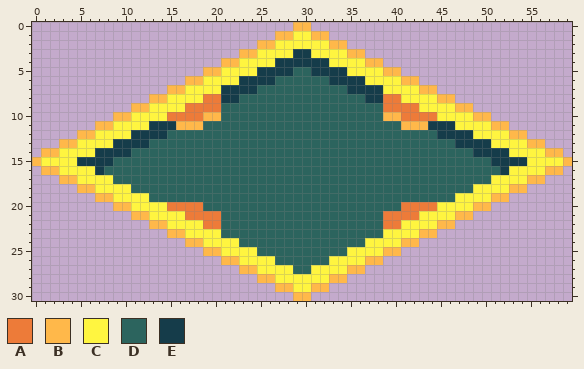
Pixel-art sprite, stored at android/assets/fs2res/pack/tileoff.png. This is how it looked before the edit.
The file is 60x31 pixels.
Palette (. is transparent): A #ed7b39  B #ffb84a  C #fff540  D #2c645e  E #153c4a
New version:
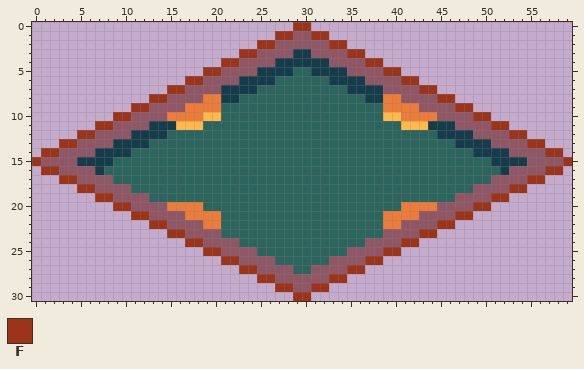
Colours new in this view: F #9c341a
Edits made:
colour C: #fff540 -> #8f5765
y 0: x 29..30 BB -> FF
y 1: x 27..28 BB -> FF; x 31..32 BB -> FF
y 2: x 25..26 BB -> FF; x 33..34 BB -> FF
y 3: x 23..24 BB -> FF; x 35..36 BB -> FF
y 4: x 21..22 BB -> FF; x 37..38 BB -> FF
y 5: x 19..20 BB -> FF; x 39..40 BB -> FF
y 6: x 17..18 BB -> FF; x 41..42 BB -> FF
y 7: x 15..16 BB -> FF; x 43..44 BB -> FF
y 8: x 13..14 BB -> FF; x 45..46 BB -> FF
y 9: x 11..12 BB -> FF; x 47..48 BB -> FF
y 10: x 9..10 BB -> FF; x 49..50 BB -> FF
y 11: x 7..8 BB -> FF; x 51..52 BB -> FF
y 12: x 5..6 BB -> FF; x 53..54 BB -> FF
y 13: x 3..4 BB -> FF; x 55..56 BB -> FF
y 14: x 1..2 BB -> FF; x 57..58 BB -> FF
y 15: x 0 B -> F; x 59 B -> F
y 16: x 1..2 BB -> FF; x 57..58 BB -> FF
y 17: x 3..4 BB -> FF; x 55..56 BB -> FF
y 18: x 5..6 BB -> FF; x 53..54 BB -> FF
y 19: x 7..8 BB -> FF; x 51..52 BB -> FF
y 20: x 9..10 BB -> FF; x 49..50 BB -> FF
y 21: x 11..12 BB -> FF; x 47..48 BB -> FF
y 22: x 13..14 BB -> FF; x 45..46 BB -> FF
y 23: x 15..16 BB -> FF; x 43..44 BB -> FF
y 24: x 17..18 BB -> FF; x 41..42 BB -> FF
y 25: x 19..20 BB -> FF; x 39..40 BB -> FF
y 26: x 21..22 BB -> FF; x 37..38 BB -> FF
y 27: x 23..24 BB -> FF; x 35..36 BB -> FF
y 28: x 25..26 BB -> FF; x 33..34 BB -> FF
y 29: x 27..28 BB -> FF; x 31..32 BB -> FF
y 30: x 29..30 BB -> FF
